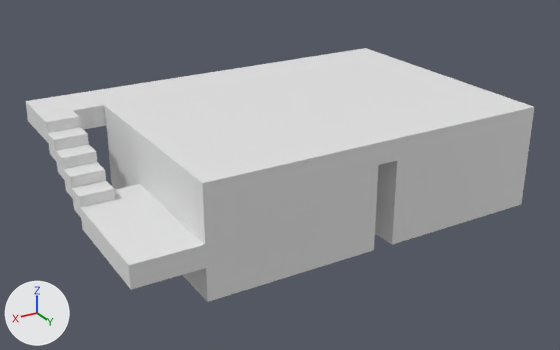
Two versions of the Blender file Assets/Art/Models/ProvisionalModel/Blender~/Stage_Building_Apartment_Ground_01.blend, one commit apart.
Both versions are drawn from a camera (50 mm lens) standing at (14.23, 23.91, 13.04) and looking at (0.08, 0.33, 1.25). The axes (+X, +Y, +Z) are drawn at lower left. The lights are the same throughout. The picture after the commit comes second.

Before the edit, the objects in view are built like this:
```python
me_stage_building_apartment_ground_01_concrete = bpy.data.meshes.new('Stage_Building_Apartment_Ground_01_Concrete')
me_stage_building_apartment_ground_01_concrete.from_pydata(...)  # 336 vertices, 252 faces; spans x -8.0..8.0, y -5.2..5.2, z 0.0..4.0
me_stage_building_apartment_ground_01_concrete.materials.append(mat_concrete)  # white #e7e7e7
me_stage_building_apartment_ground_01_glass = bpy.data.meshes.new('Stage_Building_Apartment_Ground_01_Glass')
me_stage_building_apartment_ground_01_glass.from_pydata(...)  # a box spanning x -4.0..-2.4, y -2.8..-2.0, z 1.2..2.4; a box spanning x -5.6..-2.8, y 4.4..5.2, z 0.8..2.8; a box spanning x 2.0..3.6, y -2.8..-2.0, z 1.2..2.4; a box spanning x 0.4..3.2, y 4.4..5.2, z 0.8..2.8
me_stage_building_apartment_ground_01_glass.materials.append(mat_glass)  # white #e7e7e7
ob_stage_building_apartment_ground_01_concrete = bpy.data.objects.new('Stage_Building_Apartment_Ground_01_Concrete', me_stage_building_apartment_ground_01_concrete)
ob_stage_building_apartment_ground_01_concrete.parent = ob_stage_building_apartment_ground_01
ob_stage_building_apartment_ground_01_concrete.location = (0.0, 0.0, 0.0)
ob_stage_building_apartment_ground_01_glass = bpy.data.objects.new('Stage_Building_Apartment_Ground_01_Glass', me_stage_building_apartment_ground_01_glass)
ob_stage_building_apartment_ground_01_glass.parent = ob_stage_building_apartment_ground_01
ob_stage_building_apartment_ground_01_glass.location = (0.0, 0.0, 0.0)
```
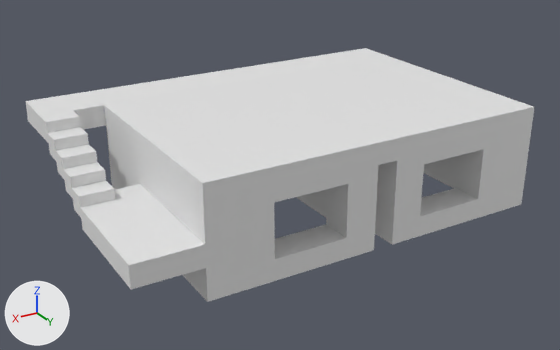
Boxes [x1, y1, x2, y2] around the edits, measured in the pictures (560 x 350 px):
```json
{"object": "Stage_Building_Apartment_Ground_01_Glass", "change": "deleted", "before": [274, 149, 484, 259]}
```

Scene script edits in JSON lines:
```json
{"op": "remove", "block": "ob_stage_building_apartment_ground_01_glass", "code": ["ob_stage_building_apartment_ground_01_glass = bpy.data.objects.new('Stage_Building_Apartment_Ground_01_Glass', me_stage_building_apartment_ground_01_glass)", "ob_stage_building_apartment_ground_01_glass.parent = ob_stage_building_apartment_ground_01", "ob_stage_building_apartment_ground_01_glass.location = (0.0, 0.0, 0.0)"]}
```
